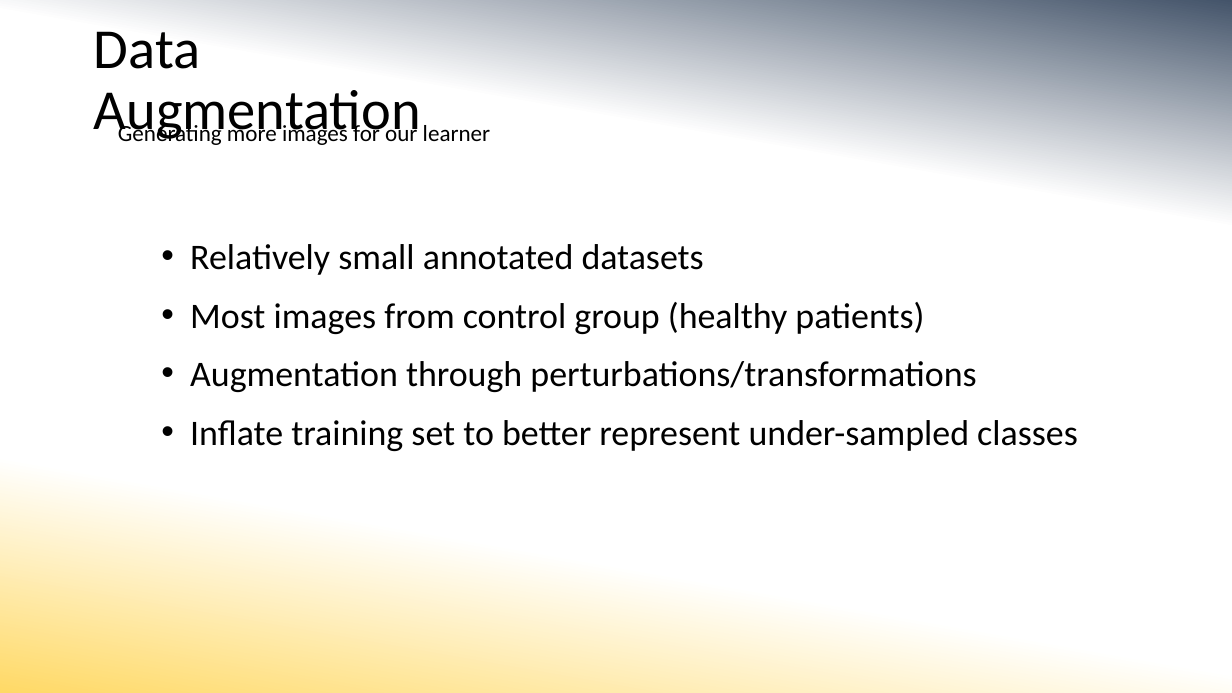
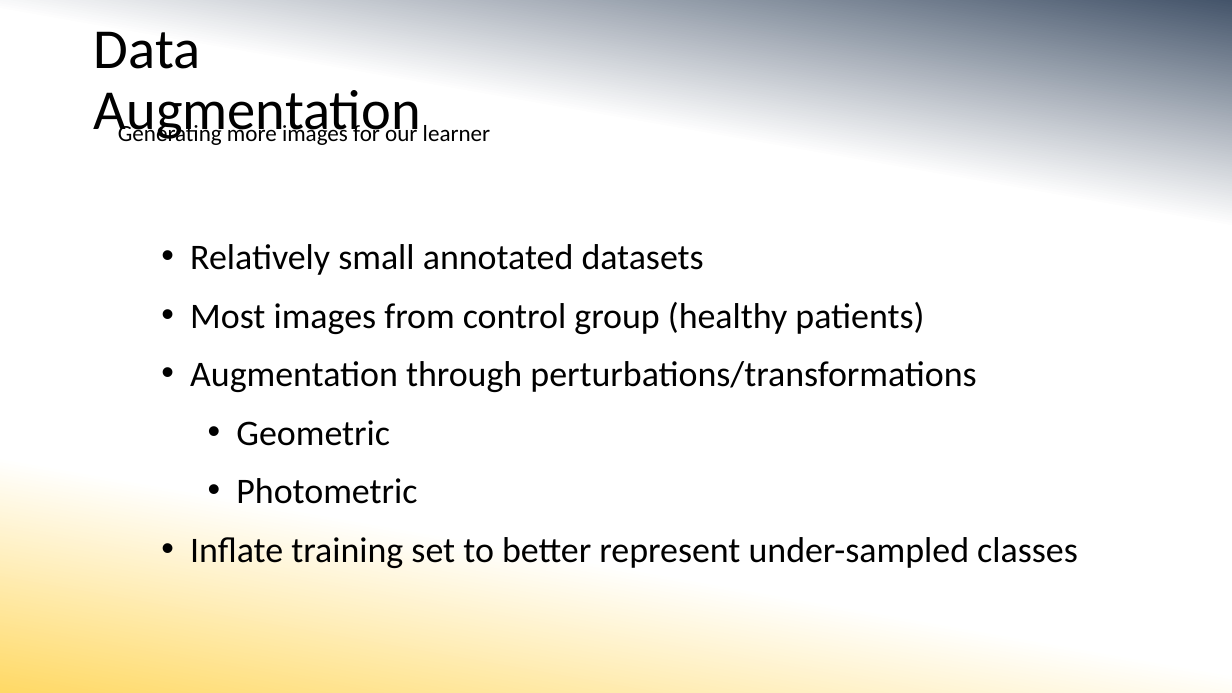
Before and after one commit to MorganMWJ/sem1020-paper-presentations, a slide deck: slide 6 of dr_slides.pptx. Drawn at 1232x693 pixels with LibreOffice and Linux fonts; fonts in the diff are those of the drawing. Boxes give left, top, right and bottom in pixels: in the first picture for what was removed or moved away, otherwise in the second. Text is boxed around its words. In the diff, an @@ line names an element or a change of style, - is before the commit and + after.

```diff
--- a/dr_slides.pptx
+++ b/dr_slides.pptx
@@ text at (236,420,417,504): paragraphs added @@
+  • Geometric
+  • Photometric
```
Also in this commit, not shown: 3 other slides changed, 1 other file.
